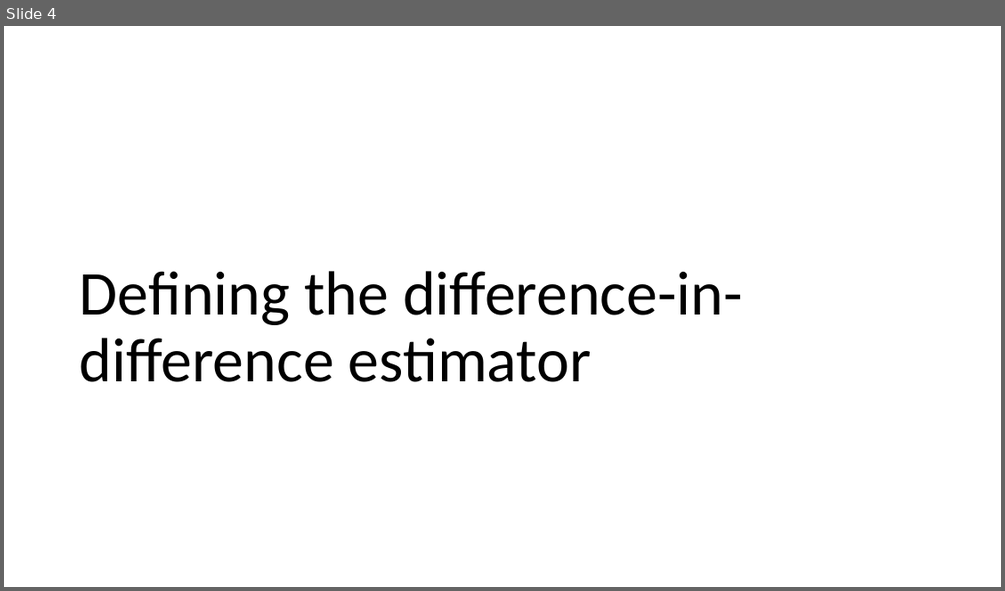
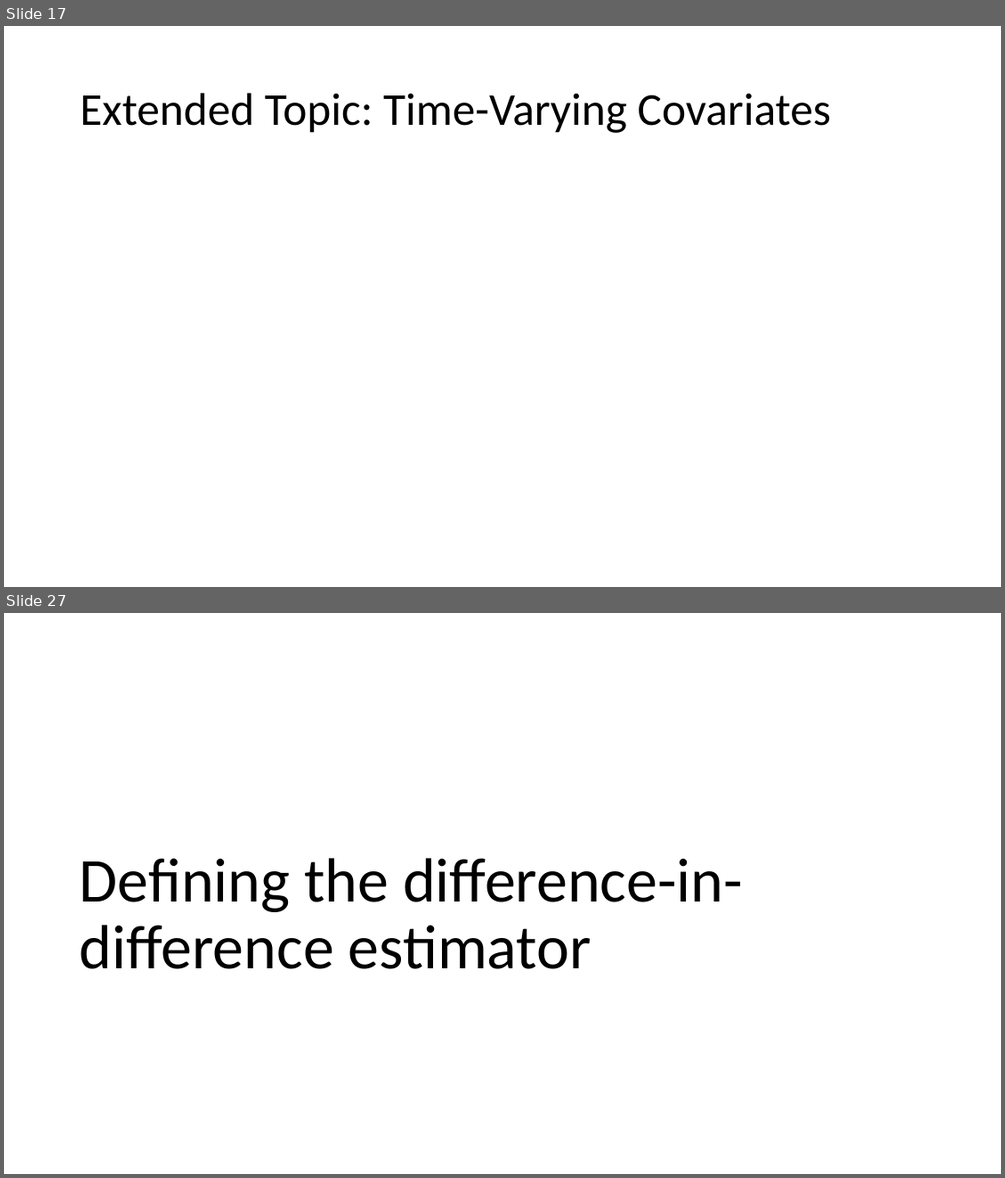
Before and after one commit to shoepaladin/causalinference_crashcourse, a slide deck: Powerpoints/6 DiffnDiff (WIP).pptx. Shown one above the other, each under a label of ours: slide 4 before the commit, slides 17 and 27 after it; the slides between them are not shown. The pictures are 1005x591 and 1005x1178 pixels, drawn with LibreOffice and Linux fonts; fonts in the diff are those of the drawing; grey boxes stand for pictures. Boxes give left, top, right and bottom in pixels: in the first picture for what was removed or moved away, otherwise in the second. Text is boxed around its words. In the diff, an @@ line names an element or a change of style, - is before the commit and + after.

```diff
--- a/Powerpoints/6 DiffnDiff (WIP).pptx
+++ b/Powerpoints/6 DiffnDiff (WIP).pptx
@@ slide 17 added at box(4, 26, 1001, 587), background #FFFFFF @@
@@ title added at box(80, 93, 831, 133), 44 pt, text #000000 @@
+Extended Topic: Time-Varying Covariates
@@ what was slide 4 is now slide 27 @@
```
Also in this commit, not shown: 2 slides changed, 22 other slides added, 3 other files.
